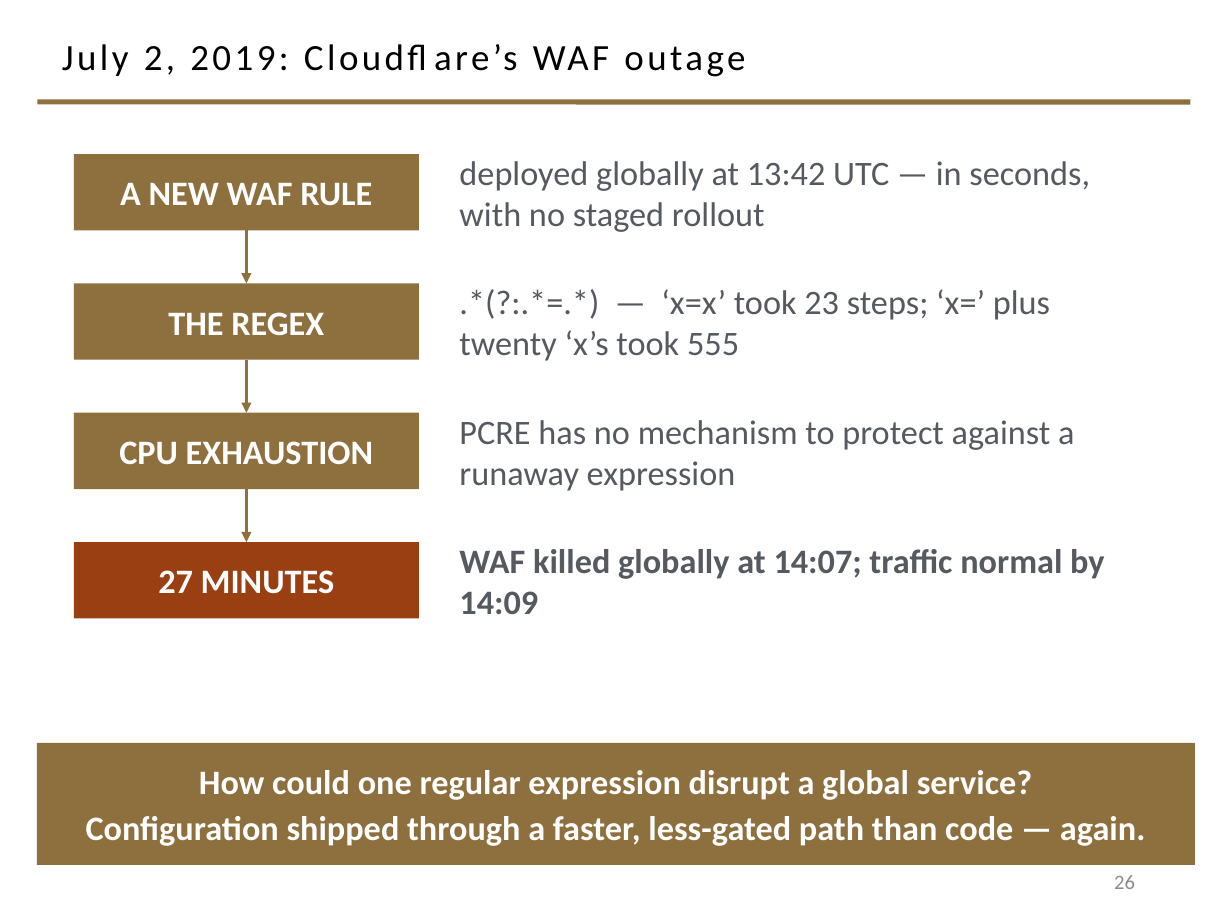
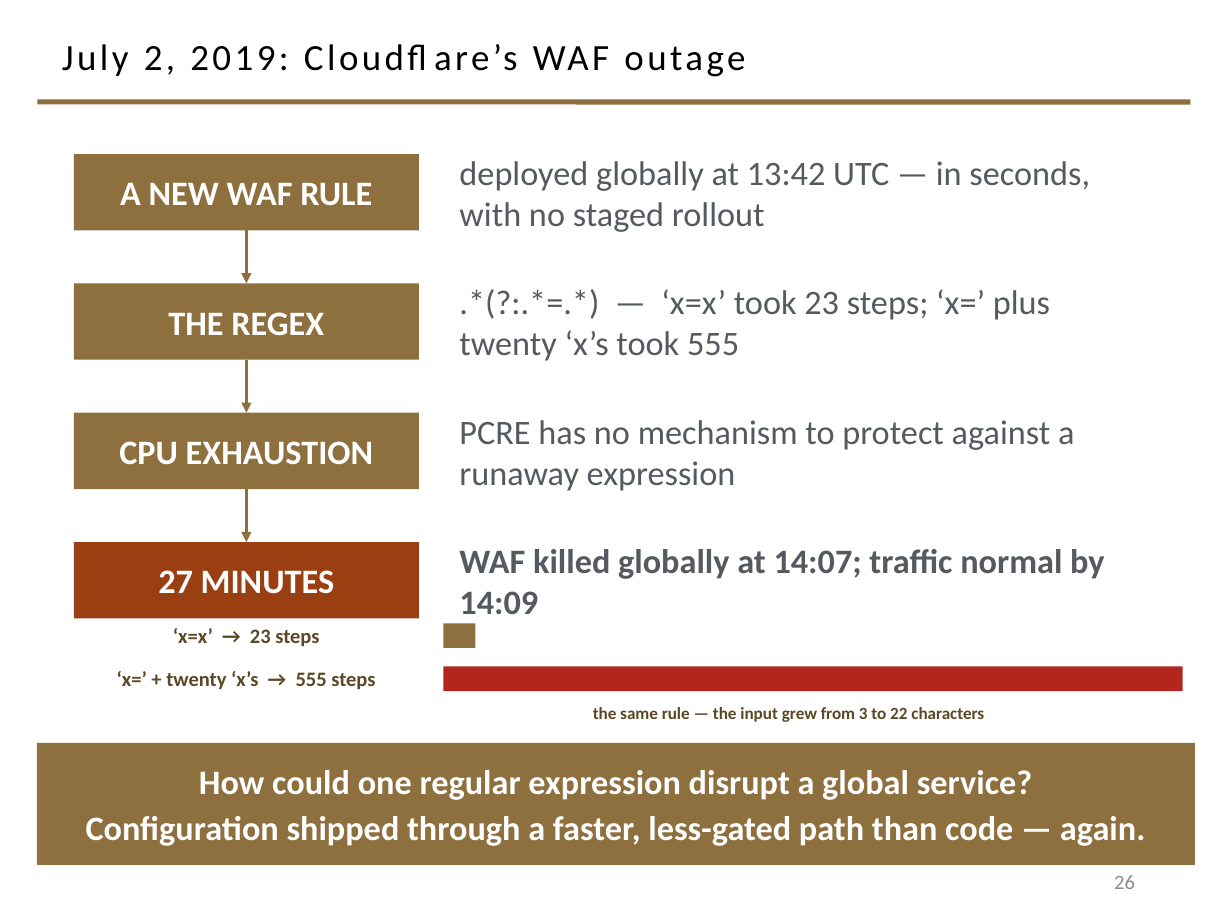
Before and after one commit to davisjam/model-based-agentic-software-engineering, a slide deck: slide 26 of book/_design/2-4-redux-build/2-4-redux-WIP.pptx. Drawn at 1232x924 pixels with LibreOffice and Linux fonts; fonts in the diff are those of the drawing; background and template pictures are left out. Boxes give left, top, right and bottom in pixels: in the first picture for what was removed or moved away, otherwise in the second. Text is boxed around its words. In the diff, an @@ line names an element or a change of style, - is before the commit and + after.

```diff
--- a/book/_design/2-4-redux-build/2-4-redux-WIP.pptx
+++ b/book/_design/2-4-redux-build/2-4-redux-WIP.pptx
@@ text added at (173, 628, 319, 647), 12 pt, text #5C4826, bold @@
+‘x=x’ → 23 steps
@@ rectangle added at (444, 623, 476, 648), fill #8E6F3E @@
@@ text added at (117, 671, 375, 690), 12 pt, text #5C4826, bold @@
+‘x=’ + twenty ‘x’s → 555 steps
@@ rectangle added at (444, 667, 1183, 691), fill #B3261E @@
@@ text added at (593, 707, 984, 722), 10 pt, text #5C4826, bold @@
+the same rule — the input grew from 3 to 22 characters
```
Also in this commit, not shown: 10 other slides changed, 2 other files.
